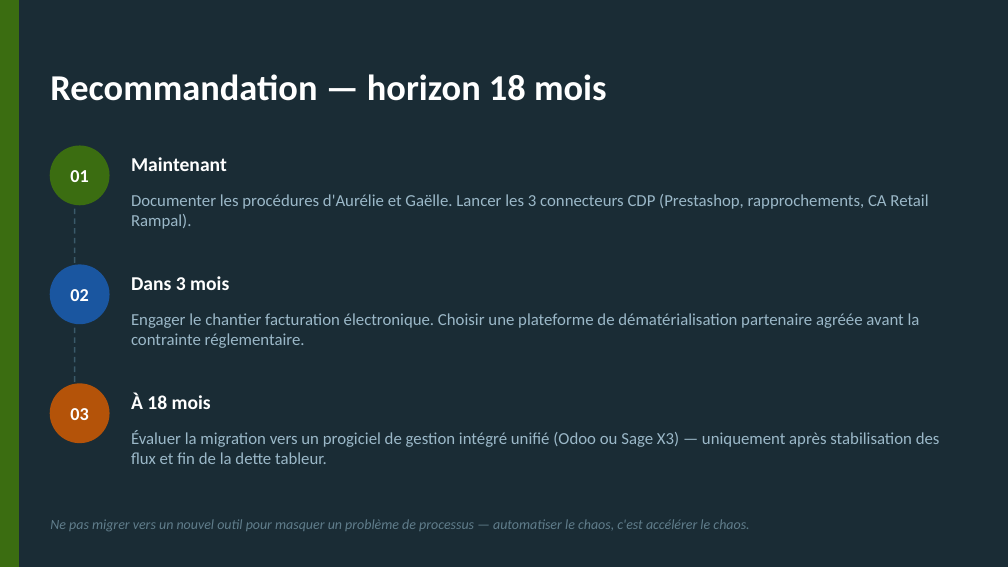
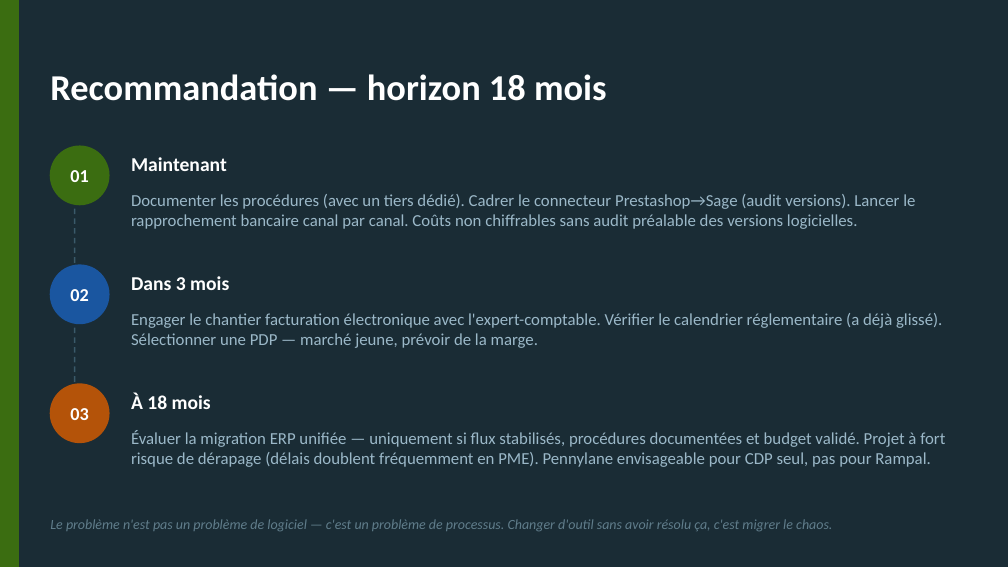
Before and after one commit to maxberko/rampal-latour-accounting, a slide deck: slide 5 of synthese_rampal_cdp.pptx. Drawn at 1008x567 pixels with LibreOffice and Linux fonts; fonts in the diff are those of the drawing. Boxes give left, top, right and bottom in pixels: in the first picture for what was removed or moved away, otherwise in the second. Text is boxed around its words. In the diff, an @@ line names an element or a change of style, - is before the commit and + after.

```diff
--- a/synthese_rampal_cdp.pptx
+++ b/synthese_rampal_cdp.pptx
@@ text at [131,194,915,229]: text changed @@
-Documenter les procédures d'Aurélie et Gaëlle. Lancer les 3 connecteurs CDP (Prestashop, rapprochements, CA Retail Rampal).
+Documenter les procédures (avec un tiers dédié). Cadrer le connecteur Prestashop→Sage (audit versions). Lancer le rapprochement bancaire canal par canal. Coûts non chiffrables sans audit préalable des versions logicielles.
@@ text at [131,313,942,348]: text changed @@
-Engager le chantier facturation électronique. Choisir une plateforme de dématérialisation partenaire agréée avant la contrainte réglementaire.
+Engager le chantier facturation électronique avec l'expert-comptable. Vérifier le calendrier réglementaire (a déjà glissé). Sélectionner une PDP — marché jeune, prévoir de la marge.
@@ text at [131,430,945,467]: text changed @@
-Évaluer la migration vers un progiciel de gestion intégré unifié (Odoo ou Sage X3) — uniquement après stabilisation des flux et fin de la dette tableur.
+Évaluer la migration ERP unifiée — uniquement si flux stabilisés, procédures documentées et budget validé. Projet à fort risque de dérapage (délais doublent fréquemment en PME). Pennylane envisageable pour CDP seul, pas pour Rampal.
@@ text at [50,519,832,531]: text changed @@
-Ne pas migrer vers un nouvel outil pour masquer un problème de processus — automatiser le chaos, c'est accélérer le chaos.
+Le problème n'est pas un problème de logiciel — c'est un problème de processus. Changer d'outil sans avoir résolu ça, c'est migrer le chaos.
```
Also in this commit, not shown: 1 other slide changed.
